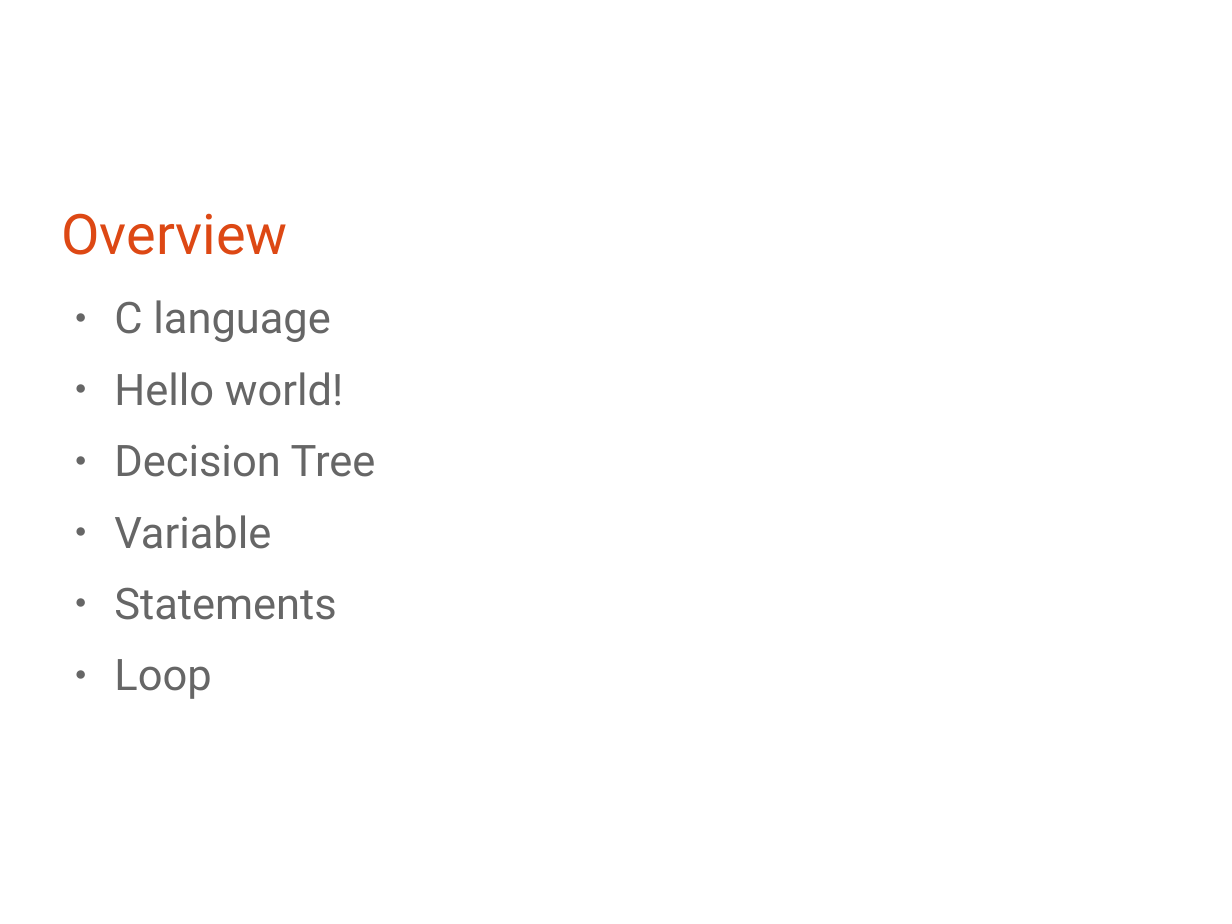
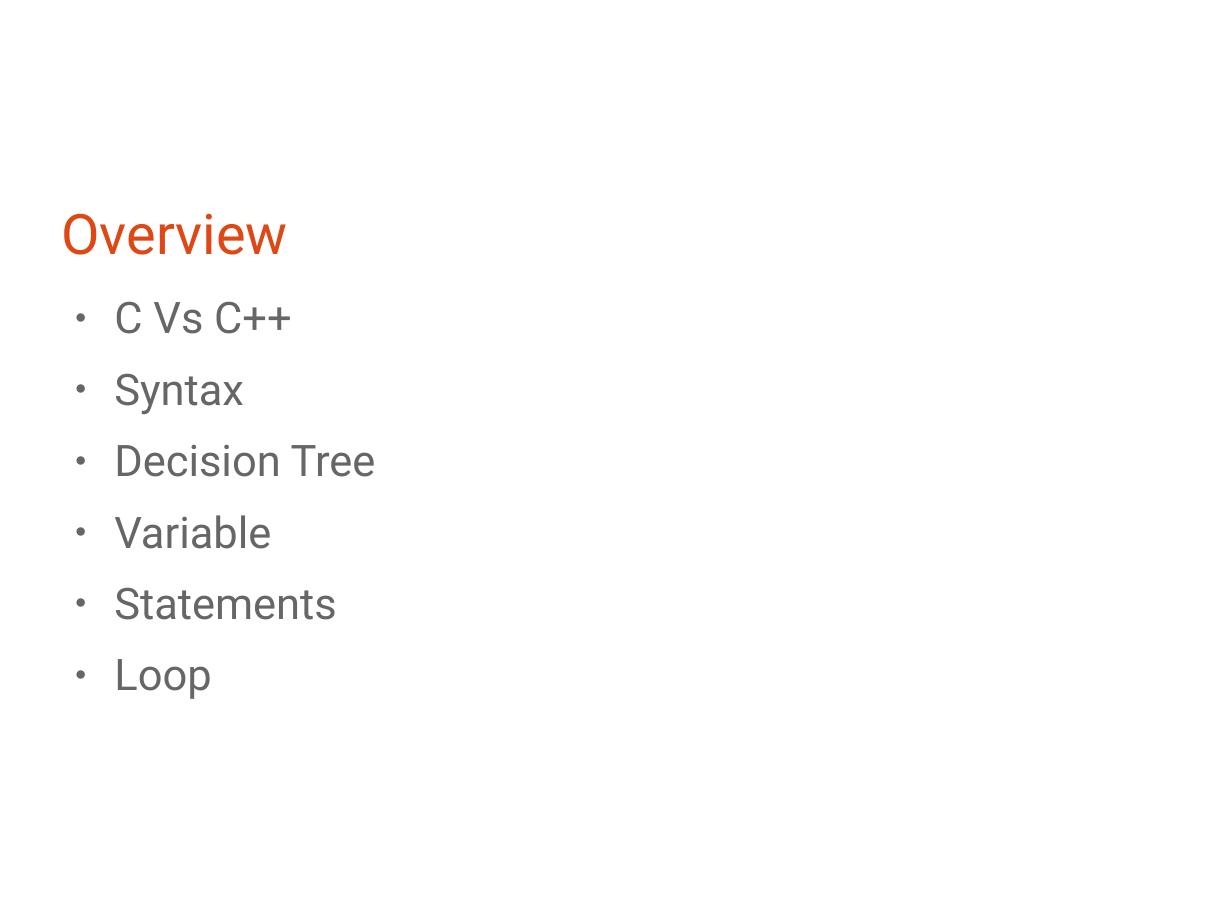
Before and after one commit to bagustris/prokom-tf, a slide deck: slide 2 of prokom1.odp. Drawn at 1232x924 pixels with LibreOffice and Linux fonts; fonts in the diff are those of the drawing. Boxes give left, top, right and bottom in pixels: in the first picture for what was removed or moved away, otherwise in the second. Text is boxed around its words. In the diff, an @@ line names an element or a change of style, - is before the commit and + after.

```diff
--- a/prokom1.odp
+++ b/prokom1.odp
@@ text at (114,301,292,414): text changed @@
-● C language
-● Hello world!
+● C Vs C++
+● Syntax
```
Also in this commit, not shown: 1 other slide changed, 3 slides added, 1 slide removed.
